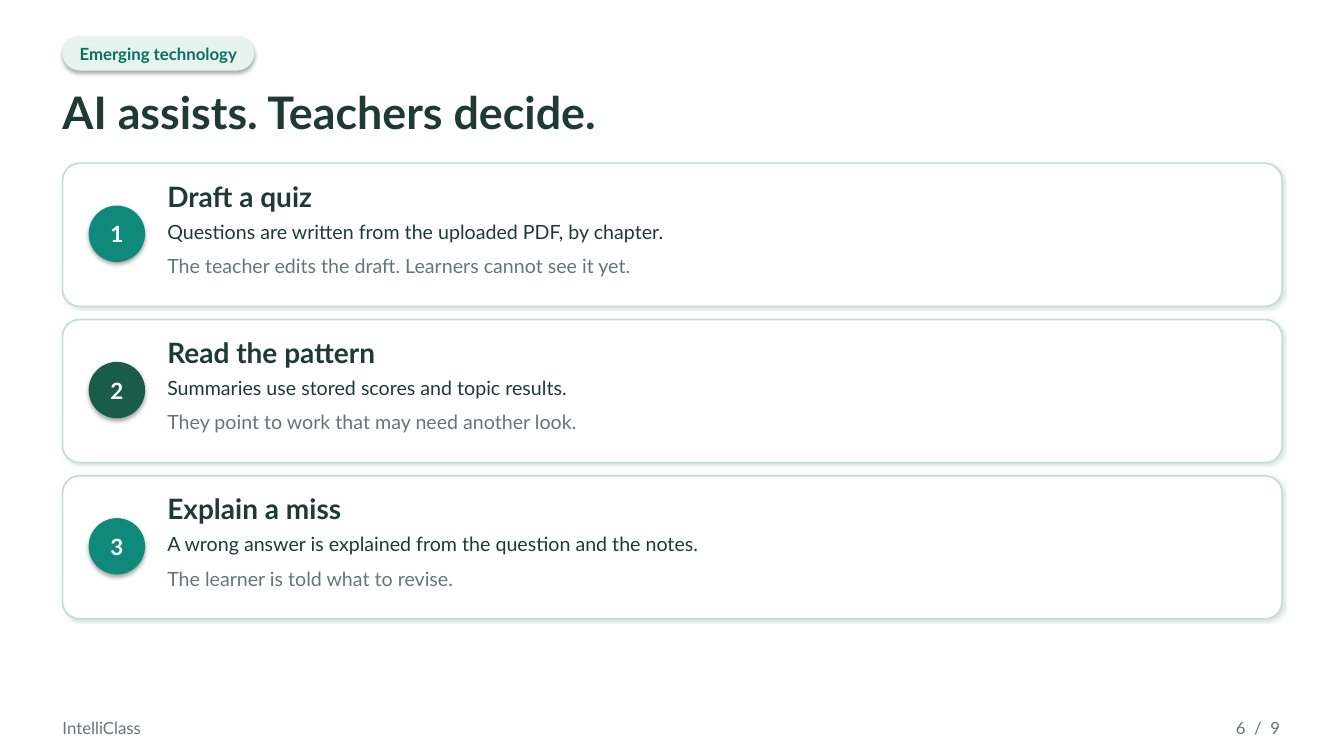
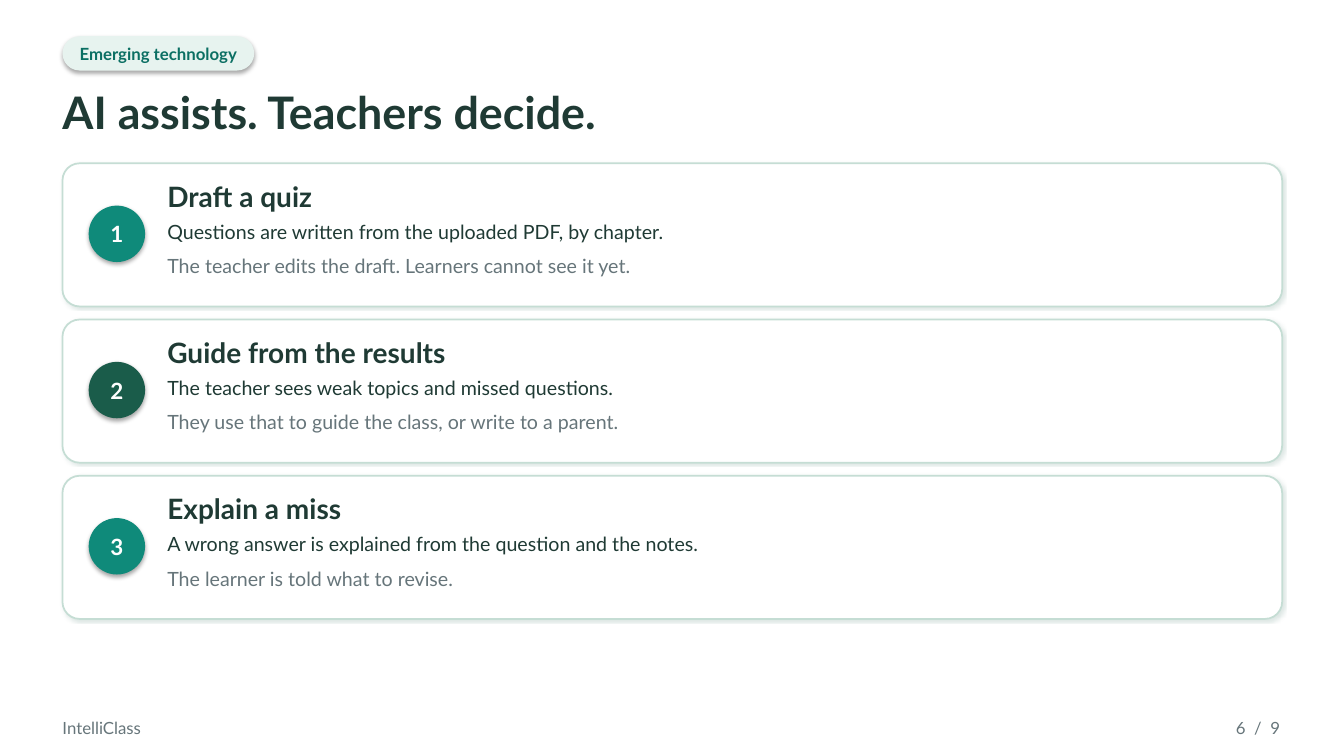
Before and after one commit to AMOTau/IntelliClass, a slide deck: slide 6 of docs/ISJ107V-Assignment2/IntelliClass_Presentation.pptx. Drawn at 1344x756 pixels with LibreOffice and Linux fonts; fonts in the diff are those of the drawing; background and template pictures are left out. Boxes give left, top, right and bottom in pixels: in the first picture for what was removed or moved away, otherwise in the second. Text is boxed around its words. In the diff, an @@ line names an element or a change of style, - is before the commit and + after.

```diff
--- a/docs/ISJ107V-Assignment2/IntelliClass_Presentation.pptx
+++ b/docs/ISJ107V-Assignment2/IntelliClass_Presentation.pptx
@@ text at (167, 342, 446, 364): text changed @@
-Read the pattern
+Guide from the results
@@ text at (167, 380, 613, 399): text changed @@
-Summaries use stored scores and topic results.
+The teacher sees weak topics and missed questions.
@@ text at (167, 414, 618, 433): text changed @@
-They point to work that may need another look.
+They use that to guide the class, or write to a parent.
```
Also in this commit, not shown: 3 other slides changed, 18 other files.
